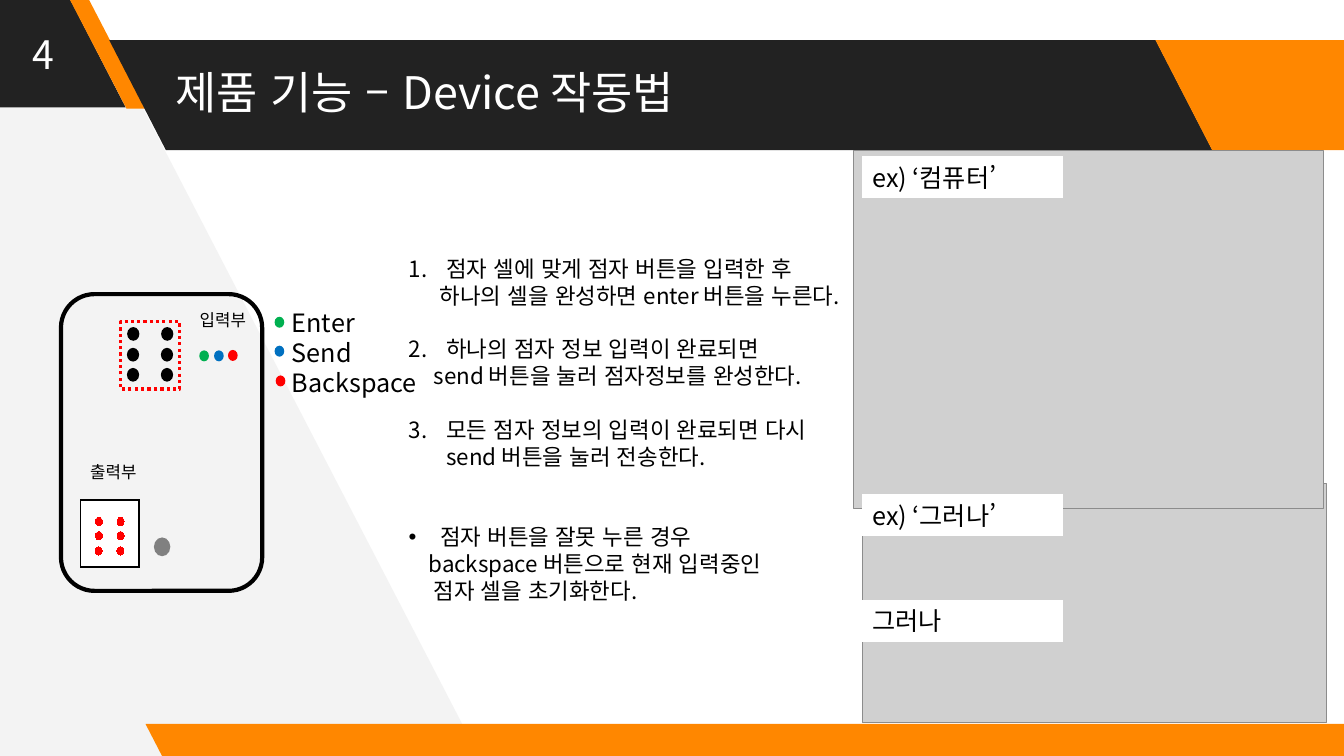
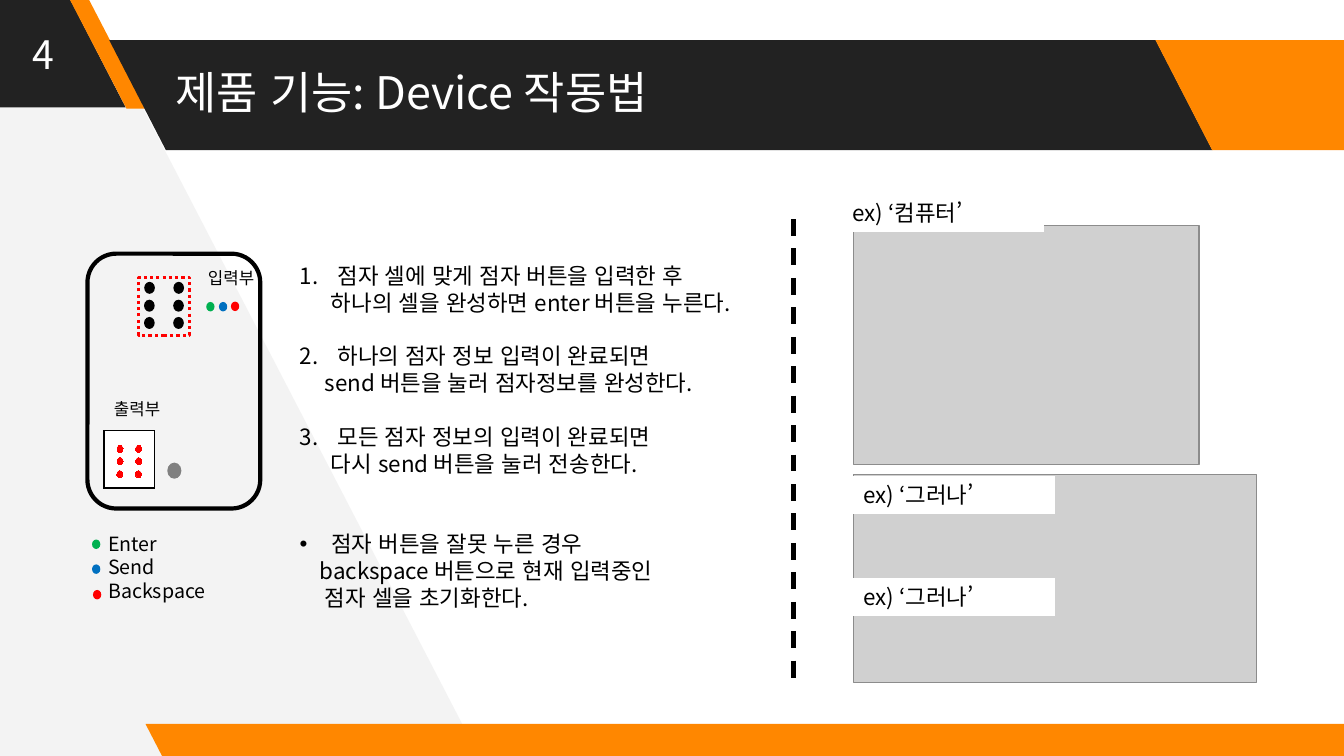
Before and after one commit to Huffon/2019_Capstone_bee, a slide deck: slide 4 of docs/8_Final Presentation Panel.pptx. Drawn at 1344x756 pixels with LibreOffice and Linux fonts; fonts in the diff are those of the drawing; grey boxes stand for pictures. Boxes give left, top, right and bottom in pixels: in the first picture for what was removed or moved away, otherwise in the second. Text is boxed around its words. In the diff, an @@ line names an element or a change of style, - is before the commit and + after.

```diff
--- a/docs/8_Final Presentation Panel.pptx
+++ b/docs/8_Final Presentation Panel.pptx
@@ title at (175, 72, 648, 113): text changed @@
-제품 기능 – Device 작동법
+제품 기능: Device 작동법
@@ rectangle "ex) ‘컴퓨터’" at (843, 195, 1044, 232): size 18 to 16 pt @@
@@ rectangle "ex) ‘컴퓨터’": place and size @@
-rectangle "ex) ‘컴퓨터’" at (863, 157, 1064, 198)
+rectangle "ex) ‘컴퓨터’" at (843, 195, 1044, 232)
@@ line added from (793, 219) to (793, 683), #000000 3 pt dashed @@
@@ picture: place and size @@
-picture at (854, 150, 1324, 509)
+picture at (854, 225, 1200, 465)
@@ rounded rectangle: place and size @@
-rounded rectangle at (60, 294, 262, 591)
+rounded rectangle at (88, 254, 260, 509)
@@ text "입력부": place and size @@
-text "입력부" at (200, 312, 246, 328)
+text "입력부" at (208, 267, 254, 286)
@@ text "점자 셀에 맞게 점자 버튼을 ...": place and size @@
-text "점자 셀에 맞게 점자 버튼을 ..." at (429, 258, 840, 601)
+text "점자 셀에 맞게 점자 버튼을 ..." at (320, 265, 731, 608)
@@ rectangle: place and size @@
-rectangle at (121, 322, 179, 389)
+rectangle at (139, 277, 190, 335)
@@ ellipse: place and size @@
-ellipse at (128, 328, 139, 340)
+ellipse at (145, 282, 154, 292)
@@ ellipse: place and size @@
-ellipse at (162, 328, 173, 340)
+ellipse at (174, 282, 184, 292)
@@ 4 ellipses: place and size @@
-4 ellipses at (128, 349, 172, 381)
+4 ellipses at (145, 300, 184, 328)
@@ 3 ellipses: place and size @@
-3 ellipses at (200, 350, 238, 362)
+3 ellipses at (207, 301, 239, 312)
@@ text "출력부": place and size @@
-text "출력부" at (90, 464, 136, 480)
+text "출력부" at (114, 401, 160, 417)
@@ rectangle: place and size @@
-rectangle at (81, 500, 139, 567)
+rectangle at (104, 431, 154, 488)
@@ ellipse: place and size @@
-ellipse at (96, 517, 103, 525)
+ellipse at (117, 446, 123, 453)
@@ ellipse: place and size @@
-ellipse at (117, 517, 124, 525)
+ellipse at (136, 446, 142, 453)
@@ text at (331, 426, 650, 474): text changed @@
-3. 모든 점자 정보의 입력이 완료되면 다시 send 버튼을 눌러 전송한다.
+3. 모든 점자 정보의 입력이 완료되면
+다시 send 버튼을 눌러 전송한다.
@@ 4 ellipses: place and size @@
-4 ellipses at (95, 531, 124, 556)
+4 ellipses at (117, 458, 142, 478)
@@ ellipse: place and size @@
-ellipse at (154, 537, 170, 557)
+ellipse at (167, 463, 181, 479)
@@ rectangle "ex) ‘그러나’": place and size @@
-rectangle "ex) ‘그러나’" at (863, 495, 1064, 535)
+rectangle "ex) ‘그러나’" at (854, 476, 1055, 513)
@@ rectangle "ex) ‘그러나’" at (854, 476, 1055, 513): size 18 to 16 pt @@
@@ picture: place and size @@
-picture at (863, 483, 1327, 723)
+picture at (854, 474, 1257, 682)
@@ ellipse: place and size @@
-ellipse at (274, 317, 284, 328)
+ellipse at (92, 539, 100, 548)
@@ text "Enter": place and size @@
-text "Enter" at (292, 313, 417, 398)
+text "Enter" at (108, 536, 205, 603)
@@ text "Enter" at (108, 536, 205, 603): size 18 to 14 pt @@
@@ ellipse: place and size @@
-ellipse at (274, 346, 284, 357)
+ellipse at (92, 565, 100, 574)
@@ ellipse: place and size @@
-ellipse at (276, 375, 286, 386)
+ellipse at (93, 590, 101, 599)
@@ rectangle "ex) ‘그러나’": place and size @@
-rectangle "ex) ‘그러나’" at (863, 601, 1064, 641)
+rectangle "ex) ‘그러나’" at (854, 579, 1055, 616)
@@ text in rectangle at (863, 585, 973, 609): text changed; size 18 to 16 pt @@
-그러나
+ex) ‘그러나’
```
Also in this commit, not shown: 5 other slides changed.
